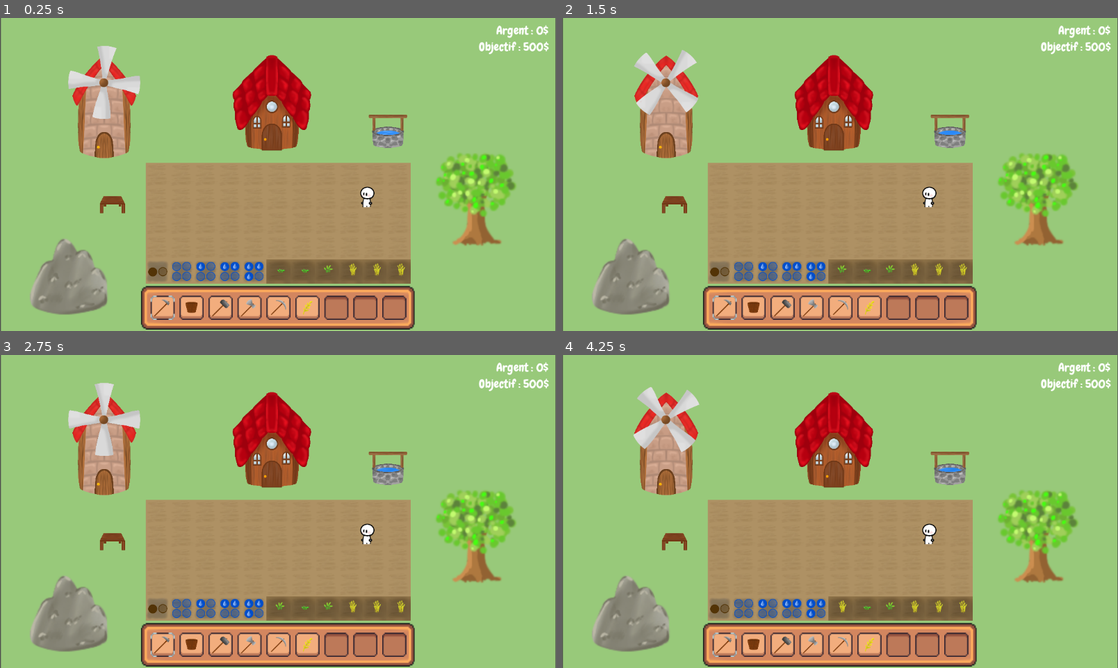
Above: before the commit, frames 1-4 (two rows, left to right).
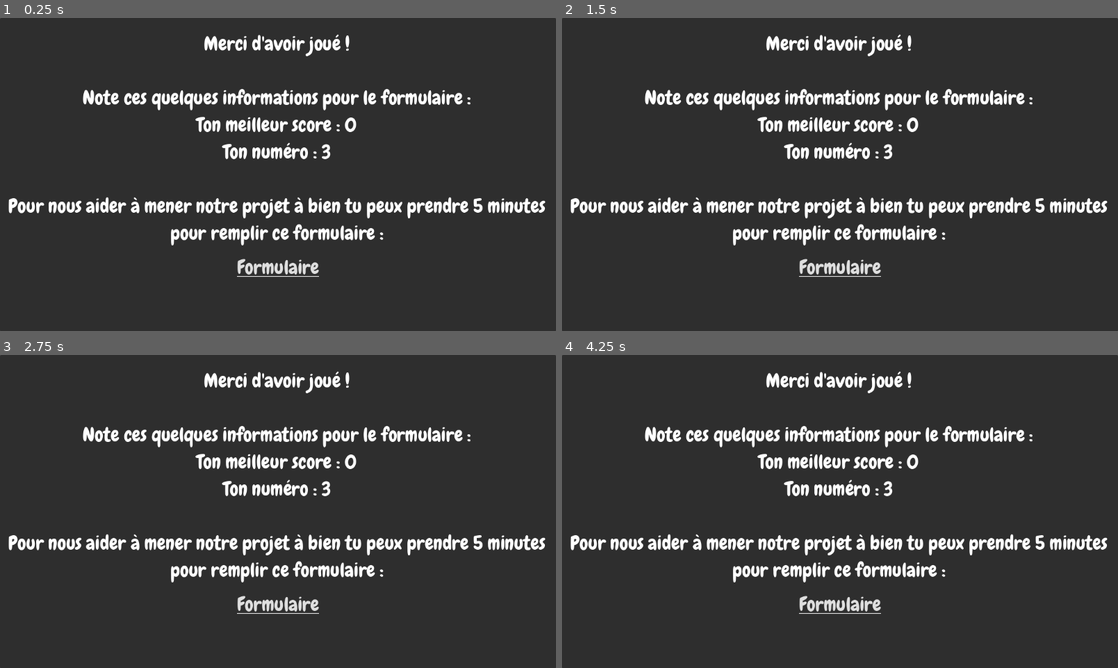
Above: after the commit, the same moments.

Repository: LaClimSx/Back-to-the-roots
Game: Godot game, scene res://Scenes/scène_de_fin.tscn
Two runs of this game, one before a commit and one after it. Both use one fixed random seed, a clock stepped at 60 frames per second and the inputs below. Before the commit the project starts from res://Scenes/world.tscn.
Inputs (mouse positions are in pixels of both pictures, inside the frame that each line leads up to):
- Up to frame 1 (0.25 s): no input
- Up to frame 2 (1.5 s): click (723, 309) at 0.52 s; click (751, 309) at 1.27 s
- Up to frame 3 (2.75 s): click (222, 646) at 2.02 s
- Up to frame 4 (4.25 s): click (812, 646) at 2.77 s; click (840, 646) at 3.52 s

The runs differ from the first frame. In frame 1, 100% of the frame differs, in the area x 0-100%, y 0-100%; in frame 2, 100%; in frame 3, 100%; in frame 4, 100%.

Commit message:
ecran de fin

Diff:
--- /dev/null
+++ b/Scenes/scène_de_fin.tscn
@@ -0,0 +1,33 @@
+[gd_scene load_steps=3 format=3 uid="uid://cuyn51noupuaf"]
+
+[ext_resource type="Script" path="res://Scripts/scène_de_fin.gd" id="1_ty4cp"]
+[ext_resource type="FontFile" uid="uid://ccu6jholutsm4" path="res://Assets/Fonts/Chewy-Regular.ttf" id="2_2dqy3"]
+
+[node name="Scène de fin" type="Node2D"]
+script = ExtResource("1_ty4cp")
+
+[node name="Panel" type="Panel" parent="."]
+offset_right = 1152.0
+offset_bottom = 649.0
+
+[node name="text fin" type="Label" parent="Panel"]
+layout_mode = 0
+offset_top = 20.0
+offset_right = 1147.0
+offset_bottom = 535.0
+theme_override_fonts/font = ExtResource("2_2dqy3")
+theme_override_font_sizes/font_size = 40
+horizontal_alignment = 1
+vertical_alignment = 1
+autowrap_mode = 3
+
+[node name="LinkButton" type="LinkButton" parent="Panel"]
+layout_mode = 0
+offset_left = 491.0
+offset_top = 490.0
+offset_right = 663.0
+offset_bottom = 543.0
+theme_override_fonts/font = ExtResource("2_2dqy3")
+theme_override_font_sizes/font_size = 40
+text = "Formulaire"
+uri = "https://docs.google.com/forms/d/e/1FAIpQLScZFicrxvPb0sCQBfN8kK4m9aLRZvkUkR04hDhDEAgnlUazig/viewform?usp=sf_link"
--- /dev/null
+++ b/Scripts/scène_de_fin.gd
@@ -0,0 +1,20 @@
+extends Node2D
+
+var score = 0
+
+# Called when the node enters the scene tree for the first time.
+func _ready() -> void:
+	pass # Replace with function body.
+
+
+# Called every frame. 'delta' is the elapsed time since the previous frame.
+func _process(delta: float) -> void:
+	#TODO: recup le vrai score
+	$"Panel/text fin".text = "Merci d'avoir joué !
+
+	Note ces quelques informations pour le formulaire :
+	Ton meilleur score : " + str(score) + "
+	Ton numéro : " + str(Global.gameVariation) + "
+
+	Pour nous aider à mener notre projet à bien tu peux prendre 5 minutes pour remplir ce formulaire :
+	"
--- a/project.godot
+++ b/project.godot
@@ -11,7 +11,7 @@
 [application]
 
 config/name="Back to the Roots"
-run/main_scene="res://Scenes/world.tscn"
+run/main_scene="res://Scenes/scène_de_fin.tscn"
 config/features=PackedStringArray("4.3", "GL Compatibility")
 config/icon="res://Assets/Player/icon.svg"
 
